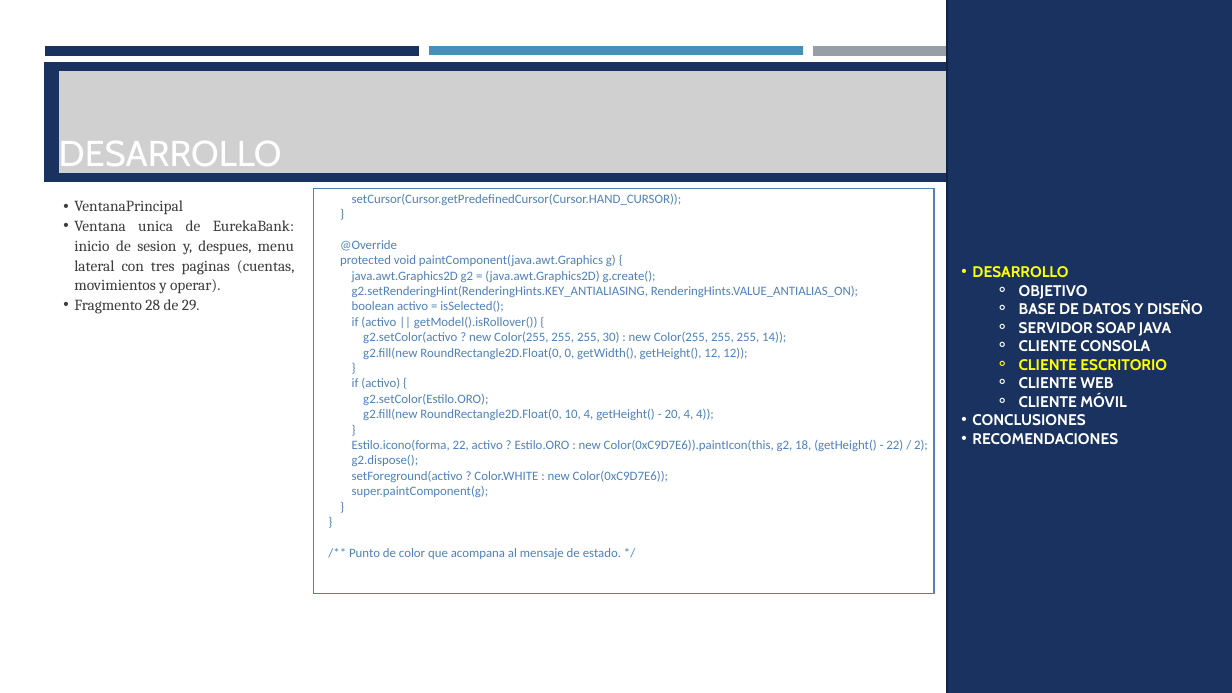
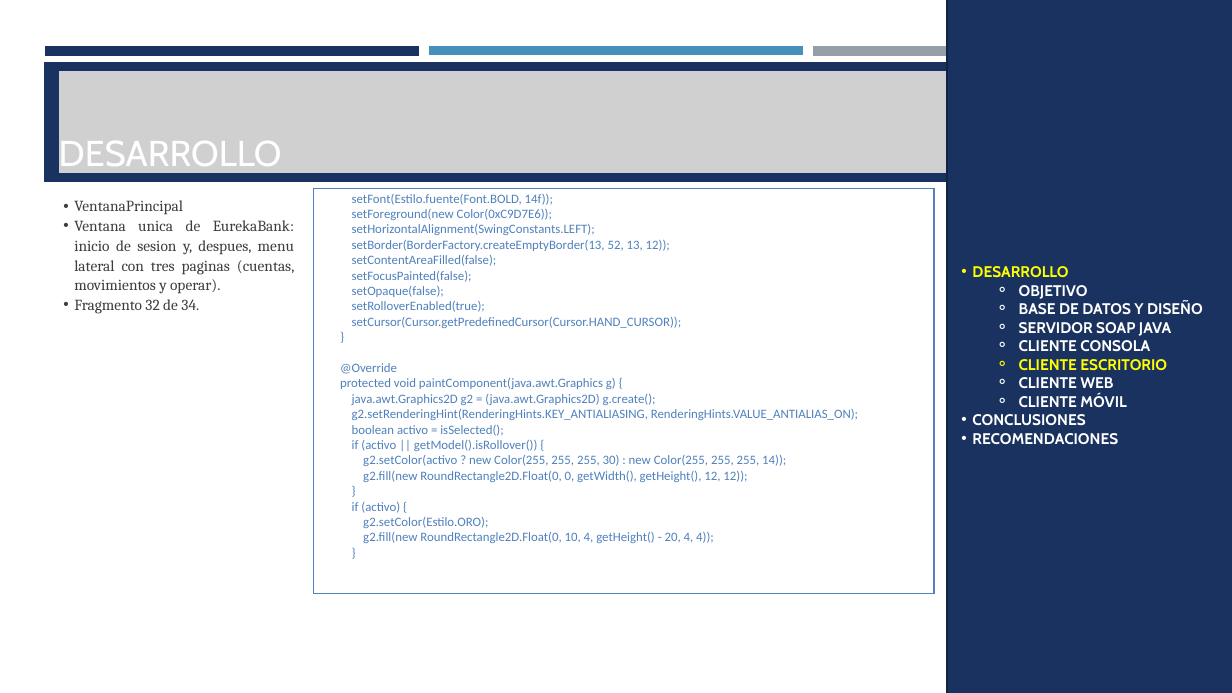
Before and after one commit to ldmoran/PAO202651_ARQSOFT_NRC36883, a slide deck: slide 104 of P1/TG1.1. PAO202651_SOAP_JAVA_EUREKABANK_NRC_36883_GR07/04. DOCUMENTACION/PRESENTACION TG1.1 EurekaBank SOAP Java con BDD LOCAL GR07.pptx (slide 100 before the commit). Drawn at 1232x693 pixels with LibreOffice and Linux fonts; fonts in the diff are those of the drawing; grey boxes stand for pictures. Boxes give left, top, right and bottom in pixels: in the first picture for what was removed or moved away, otherwise in the second. Text is boxed around its words. In the diff, an @@ line names an element or a change of style, - is before the commit and + after.

Commit message:
EurekaBank: login unificado (foto de Monster, campos con icono, boton azul) en escritorio, web y movil de TG1.1 y TG1.2; capturas y presentaciones actualizadas

```diff
--- a/P1/TG1.1. PAO202651_SOAP_JAVA_EUREKABANK_NRC_36883_GR07/04. DOCUMENTACION/PRESENTACION TG1.1 EurekaBank SOAP Java con BDD LOCAL GR07.pptx
+++ b/P1/TG1.1. PAO202651_SOAP_JAVA_EUREKABANK_NRC_36883_GR07/04. DOCUMENTACION/PRESENTACION TG1.1 EurekaBank SOAP Java con BDD LOCAL GR07.pptx
@@ text at (352,194,670,312): paragraphs added @@
+setFont(Estilo.fuente(Font.BOLD, 14f));
+setForeground(new Color(0xC9D7E6));
+setHorizontalAlignment(SwingConstants.LEFT);
+setBorder(BorderFactory.createEmptyBorder(13, 52, 13, 12));
+setContentAreaFilled(false);
+setFocusPainted(false);
+setOpaque(false);
+setRolloverEnabled(true);
@@ text at (74,299,199,314): text changed @@
-  • Fragmento 28 de 29.
+  • Fragmento 32 de 34.
@@ text at (349,440,928,559): paragraphs removed @@
-Estilo.icono(forma, 22, activo ? Estilo.ORO : new Color(0xC9D7E6)).paintIcon(this, g2, 18, (getHeight() - 22) / 2);
-g2.dispose();
-setForeground(activo ? Color.WHITE : new Color(0xC9D7E6));
-super.paintComponent(g);
-}
-}
-/** Punto de color que acompana al mensaje de estado. */
```
Also in this commit, not shown: 28 other slides changed, 5 slides added, 33 other files.
